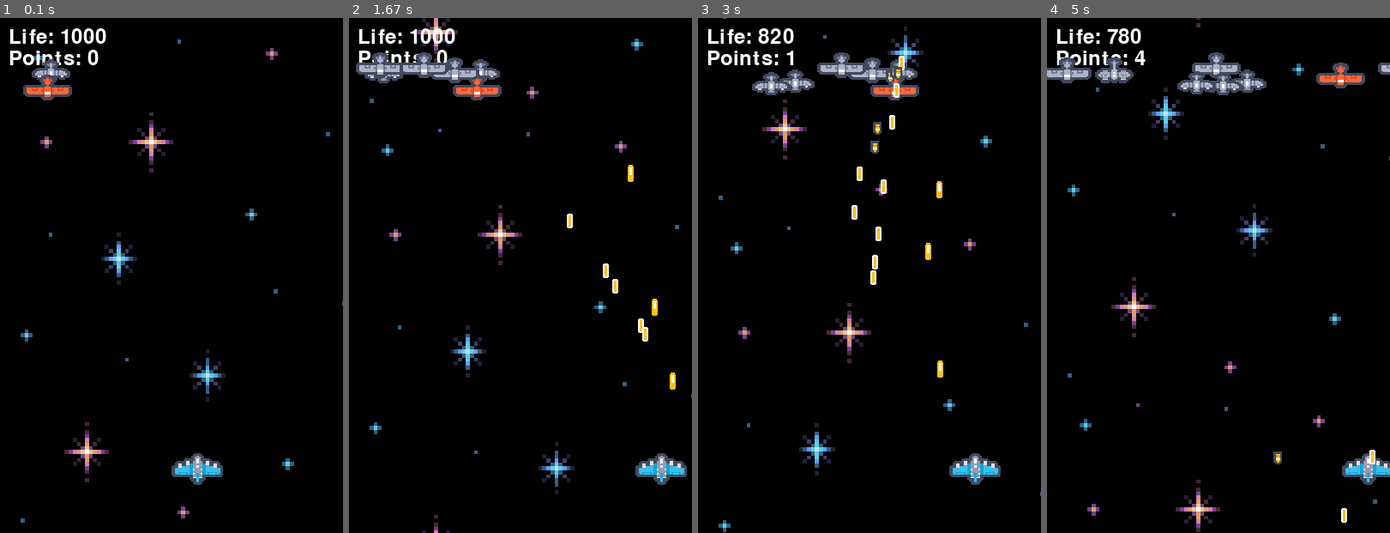
Above: before the commit, frames 1-4 (left to right).
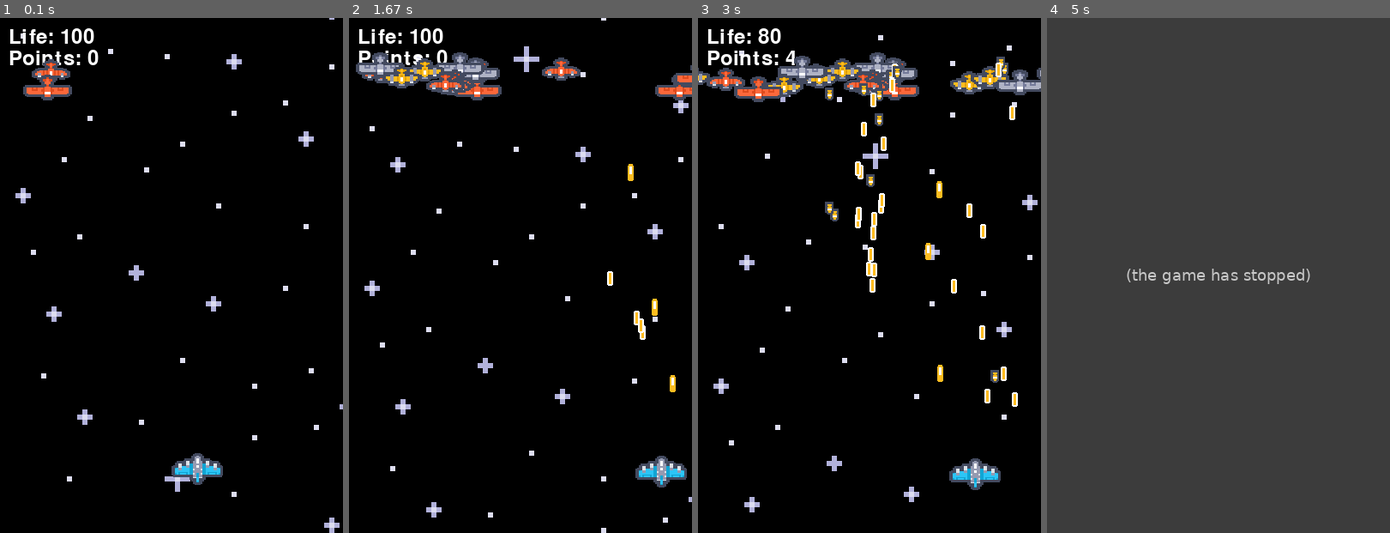
Above: after the commit, the same moments.

Repository: Luisero/air_plane_pygame_example
Game: pygame game, started from main.py
The game is run twice, just before and just after one commit, with the same random seed, the same clock (stepped at 60 frames per second) and the same inputs.
Inputs:
- Up to frame 1 (0.1 s): no input
- Up to frame 2 (1.67 s): hold D 0.33-0.8 s; hold D 0.83-1.3 s; tap Space at 0.9, 1.2, 1.4 s; hold A from 1.33 s (still down)
- Up to frame 3 (3 s): tap Space at 1.7, 1.97, 2.27, 2.4, 2.7 s; release A at 1.87 s; hold A 1.9-2.3 s; hold D 2.33-2.97 s
- Up to frame 4 (5 s): hold A 3-3.47 s; tap Space at 3.07, 3.37, 3.57, 3.87, 4.07, 4.37 s; hold D 3.5-3.97 s; hold D 4-4.47 s

The runs differ from the first frame. In frame 1, 2.8% of the frame differs, in the area x 4-100%, y 0-100%; in frame 2, 5.5%; in frame 3, 8.8%; in frame 4, 100%, in the area x 0-100%, y 0-100%.
Error after the commit: ValueError: list.remove(x): x not in list (main.py line 158); the game stopped at 4.78 s (later frames are placeholders)

Commit message:
FEAT: Life restore item implemented

Diff:
--- a/Entities/Bullet.py
+++ b/Entities/Bullet.py
@@ -47,10 +47,10 @@
         if not enemie_bullet:
             game.player.bullets.remove(self)
         else:
-            for enemie in game.enemies:
-                for bullet in enemie.bullets:
-                    if bullet == self:
-                            enemie.bullets.remove(self)
+            for bullet in game.bullets:
+
+                if bullet == self:
+                    game.bullets.remove(self)
 
     def update_position(self):
 
--- a/Entities/Enemies/Enemy.py
+++ b/Entities/Enemies/Enemy.py
@@ -21,11 +21,13 @@
         self.has_exploded = False
         self.bullets = []
 
+
+
         self.max_fires= 2
         self.min_fires = 1
         if 'enemy3' in self.sprite_list[0]:
-            max_fires = 5
-            min_fires = 3
+            max_fires = 6
+            min_fires = 4
 
 
         self.velocity = {
@@ -81,7 +83,7 @@
             self.can_fire = False
 
     def check_fire(self):
-        decide_fire = [True, False, False, False]
+        decide_fire = [True, False, False]
 
 
         if self.can_fire:
--- /dev/null
+++ b/Entities/Itens/Item.py
@@ -0,0 +1,62 @@
+import pygame as pg
+from time import sleep
+class Item:
+    def __init__(self,context, velocity,acceleration, position, effect_time, effect, item_asset, size) -> None:
+        self.context = context
+        self.velocity = velocity
+        self.acceleration = acceleration
+        self.position = position
+        self.effect_time = pg.time.get_ticks()+ effect_time * context.second
+        self.effect = effect
+        self.item_asset = item_asset
+        self.size = size
+
+        self.time = pg.time.get_ticks()
+        self.is_active = False
+        self.is_picked = False
+        self.draw()
+
+
+    def draw(self):
+        image= pg.image.load(self.item_asset).convert_alpha()
+        image = pg.transform.scale(image, self.size)
+        self.mask_collider = pg.mask.from_surface(image)
+        self.image = self.context.screen.blit(image, (self.position['x'], self.position['y']))
+
+    def check_is_picked(self):
+        offset = (self.context.player.position_dic['x'] - self.position['x'], \
+                  self.context.player.position_dic['y'] - self.position['y'])
+        overlap = self.mask_collider.overlap(self.context.player.get_mask_collider(), offset)
+        if overlap:
+            self.is_picked = True
+            self.add_effect()
+
+            return self.is_picked
+
+    def check_is_active(self):
+        if self.is_picked:
+            if pg.time.get_ticks() < self.effect_time:
+                self.is_active = True
+                return self.is_active
+            else:
+                self.is_active = False
+                return self.is_active
+
+
+    def update(self):
+        self.velocity['y'] += self.acceleration['y']
+        self.position['y'] += self.velocity['y']
+        self.check_is_active()
+        self.check_is_picked()
+        self.remove_if_is_picked()
+        self.draw()
+
+
+    def remove_if_is_picked(self):
+        if self.is_picked:
+            self.context.itens.remove(self)
+
+
+
+    def add_effect(self):
+        self.effect()
--- /dev/null
+++ b/Entities/Itens/LifeRestoreItem.py
@@ -0,0 +1,13 @@
+from .Item import Item
+from Entities.player import Player
+
+class LifeRestoreItem(Item):
+    def __init__(self, context, velocity, acceleration, position, effect_time, item_asset, size) -> None:
+        effect = self.get_effect()
+        self.type = 'Life'
+        super().__init__(context, velocity, acceleration, position, effect_time, effect, item_asset, size)
+
+    def get_effect(self):
+        def effect():
+            self.context.player.life = Player.default_life
+        return effect
--- a/Entities/player.py
+++ b/Entities/player.py
@@ -1,14 +1,16 @@
 import pygame as pg
 from .Bullet import Bullet
-from math import fabs, floor
+from math import fabs, floor, sin
+
 
 class Player:
     max_ammo = 3
+    default_life = 100
     def __init__(self, context, position_dic, player_size) -> None:
         self.player_size = player_size
         self.context = context
         self.position_dic = position_dic
-        self.life = 1000
+        self.life = self.default_life
         self.bullets = []
         self.player_ammo = 3
 
@@ -79,6 +81,7 @@
     def update(self):
         self.velocity['x'] += self.acceleration['x']
         self.position_dic['x'] += self.velocity['x']
+        self.position_dic['y'] += sin(self.context.time)
         self.draw()
         self.remove_bullet()
         self.draw_bullets()
@@ -100,6 +103,9 @@
             bullet.draw(self.context)
             bullet.update_position()
 
+    def get_mask_collider(self):
+        return self.mask_collider
+
     def detect_collison(self):
 
 
@@ -109,7 +115,7 @@
 
             overlap = self.mask_collider.overlap(bullet.get_mask_collider(), offset)
             if overlap:
-                Bullet.damage = 10
+                Bullet.damage = 5
                 if bullet.is_bomb:
                     Bullet.damage = 20
                 self.life -= Bullet.damage
--- a/main.py
+++ b/main.py
@@ -7,6 +7,7 @@
 from Debug import  terminal
 from Entities.Enemies.Enemy import Enemy
 from random import randint
+from Entities.Itens.LifeRestoreItem import LifeRestoreItem
 
 class Game:
     def __init__(self, win_size=(400,600)):
@@ -15,6 +16,8 @@
         pg.font.init()
         self.delta_time = 0
 
+        self.is_boss_fight = False
+
         self.font = pg.font.SysFont(None, 36)
         self.score = 0
         self.WINDOW_SIZE = win_size
@@ -35,8 +38,8 @@
         self.clock = pg.time.Clock()
 
         milisecond = 1
-        second = 1000 * milisecond
-        self.time_to_reload = second
+        self.second = 1000 * milisecond
+        self.time_to_reload = self.second
         self.time_last_reload = 0
 
         self.enemies = [
@@ -44,6 +47,10 @@
         ]
 
         self.bullets = [
+
+        ]
+
+        self.itens = [
 
         ]
 
@@ -63,7 +70,8 @@
         self.screen.blit(score_text, (10, 35))
     def load_sky_image(self):
         for i in range(0, 3):
-            image = pg.image.load('Assets/sky.png').convert()
+            images = ['sky.png', 'stars.png']
+            image = pg.image.load(f'Assets/{random.choice(images)}').convert()
             image = pg.transform.scale(image, (self.WINDOW_HEIGHT, self.WINDOW_HEIGHT)  )
             height = image.get_height()
             self.sky_images.append({"image":image,'y':-i*height})
@@ -118,6 +126,10 @@
             bullet.draw(self)
             bullet.update_position()
 
+    def update_itens(self):
+        for item in self.itens:
+            item.update()
+
     def remove_bullets(self):
         for bullet in self.bullets:
             if bullet.position_x <0 or bullet.position_x > self.WINDOW_WIDTH or bullet.position_y > self.WINDOW_HEIGHT*1.1:
@@ -133,6 +145,17 @@
     def check_player_movements(self):
 
         self.player.check_movement(keys=pg.key.get_pressed())
+
+    def add_item(self, type):
+        if type == 'Life':
+            self.itens.append(LifeRestoreItem(self,velocity={'x':0,'y':1}, acceleration={'x':0,'y':.1},\
+                            position={'x':randint(0, self.WINDOW_WIDTH-50),'y':-5},\
+                                effect_time=2, item_asset='Assets/Itens/heart.png',size=(50,50)))
+
+    def remove_overpassed_itens(self):
+        for item in self.itens:
+            if item.position['y'] > self.WINDOW_HEIGHT:
+                self.itens.remove(self)
 
     def add_enemy(self):
         random_positions = [self.WINDOW_WIDTH, -30]
@@ -152,6 +175,8 @@
             self.check_player_movements()
 
             self.player.update()
+            self.update_itens()
+            self.remove_overpassed_itens()
             self.reload_player_ammo()
             self.draw_enemies()
             self.remove_bullets()
@@ -164,8 +189,17 @@
             print(f'\tAcceleration: {self.enemies[0].acceleration["x"]}')
             print(f'\tVelocity: {self.enemies[0].acceleration["x"]}')'''
 
-            if (self.time % 500) == 0:
+            if (self.time % 100) == 0 and not self.is_boss_fight:
                 self.add_enemy()
+
+            if self.player.life <= 50:
+                life_itens = 0
+                for item in self.itens:
+                    if item.type =='Life':
+                        life_itens +=1
+
+                if life_itens == 0:
+                    self.add_item('Life')
 
             #print(self.enemies[0].position_dic['x'])
             print(self.player.life)
Binary file changed: Assets/Basic_enemies/basic_enemy1.png
Binary file changed: Assets/Basic_enemies/basic_enemy3.png
Binary file added: Assets/Itens/heart.png
Binary file added: Assets/stars.png
